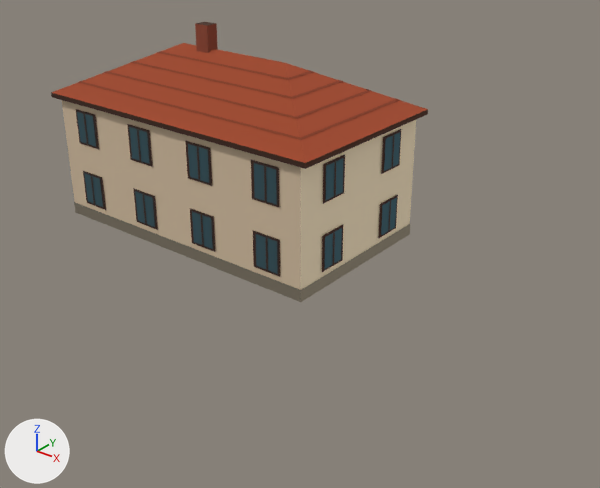
What one commit did to the glTF model models/house-wooden-veranda.glb.
Both versions are drawn from a camera (50 mm lens) standing at (25.0, -26.5, 16.5) and looking at (6.2, -2.9, 1.9). The axes (+X, +Y, +Z) are drawn at lower left. The lights are the same throughout. The picture after the commit comes second. Vertices at exactly the same position are counted once.

Script lines for the objects in view, before the commit:
```python
mat_material_0 = bpy.data.materials.new('Material_0')
mat_material_0.use_nodes = True; mat_material_0.node_tree.nodes.clear()
_N = mat_material_0.node_tree.nodes; _L = mat_material_0.node_tree.links
n0 = _N.new('ShaderNodeBsdfPrincipled'); n0.name = 'Principled BSDF'
n0.inputs[2].default_value = 1.0  # 'Roughness'
n1 = _N.new('ShaderNodeOutputMaterial'); n1.name = 'Material Output'
n2 = _N.new('ShaderNodeVertexColor'); n2.name = 'Color Attribute'
_L.new(n0.outputs[0], n1.inputs[0])  # 'BSDF' to 'Surface'
_L.new(n2.outputs[0], n0.inputs[0])  # 'Color' to 'Base Color'
me_mesh_0 = bpy.data.meshes.new('Mesh_0')
me_mesh_0.from_pydata(...)  # 374 vertices, 234 faces; spans x -7.48..7.48, y -4.27..5.32, z 0.0..9.21
me_mesh_0.materials.append(mat_material_0)
ob_wooden_veranda = bpy.data.objects.new('Wooden veranda', me_mesh_0)
ob_wooden_veranda.location = (0.0, 0.0, 0.0)
```
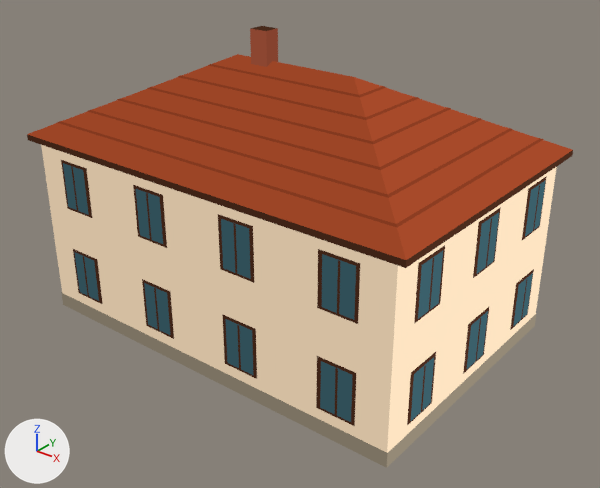
Diff of the bpy script that builds the scene:
```diff
--- a/models/house-wooden-veranda.glb.py
+++ b/models/house-wooden-veranda.glb.py
@@ mat_material_0 @@
 mat_material_0 = bpy.data.materials.new('Material_0')
-# nodes: BsdfPrincipled, OutputMaterial, VertexColor
+# nodes: BsdfTransparent, Emission, LightPath, MixShader, OutputMaterial, VertexColor
@@ me_mesh_0 @@
 # used by ob_wooden_veranda; location = (0.0, 0.0, 0.0)
-me_mesh_0.from_pydata(...)  # 374 vertices, 234 faces; spans x -7.48..7.48, y -4.27..5.32, z 0.0..9.21
+me_mesh_0.from_pydata(...)  # 438 vertices, 274 faces; spans x -0.46..15.46, y -10.31..1.36, z 0.0..10.75
+# me_mesh_0 part 1: the loose piece of 8 vertices spanning x -7.07..7.07, y -4.04..4.04, z 0.0..6.0 is scaled about its middle by (1.07, 1.25, 1.17), then moved by (7.5, -5.0, 0.5)
+# me_mesh_0 part 2: the loose piece of 8 vertices spanning x -7.1..7.1, y -4.05..4.05, z 0.0..0.55 is scaled about its middle by (1.07, 1.25, 1), then moved by (7.5, -5.0, 0.0)
+# me_mesh_0 part 3: the loose piece of 8 vertices spanning x -6.58..6.58, y -3.42..3.42, z 6.45..6.5 is scaled about its middle by (0.853, 0.887, 0.893), then moved by (7.5, -5.0, 1.72)
+# me_mesh_0 part 4: the loose piece of 8 vertices spanning x -5.69..5.69, y -2.56..2.56, z 6.88..6.93 is scaled about its middle by (0.851, 0.887, 0.893), then moved by (7.5, -5.0, 1.68)
+# me_mesh_0 part 5: the loose piece of 8 vertices spanning x -4.79..4.79, y -1.71..1.71, z 7.31..7.37 is scaled about its middle by (0.847, 0.887, 0.893), then moved by (7.5, -5.0, 1.63)
+# me_mesh_0 part 6: the loose piece of 8 vertices spanning x -3.9..3.9, y -0.85..0.85, z 7.75..7.8 is scaled about its middle by (0.842, 0.887, 0.893), then moved by (7.5, -5.0, 1.58)
+# me_mesh_0 part 7: 74 loose pieces with 300 vertices, spanning x -7.2..7.2, y -4.11..5.32, z 0.0..9.21, are deleted
+# me_mesh_0 part 8: 14 vertices removed from x -7.48..7.48, y -4.27..4.27, z 5.78..8.16; 378 vertices added at x -0.46..15.46, y -10.31..1.36, z 0.0..10.75
+# other edits to the shape of me_mesh_0 do not show in these pictures
 me_mesh_0.materials.append(mat_material_0)
```

Boxes (x1, y1, x2, y2) around the edits, measured in the pictures (600 x 488 px; the box of a moved part takes in the faces that stretch with it):
'Wooden veranda', recoloured, reshaped (45% wider, 58% taller)
    before: (51, 22, 428, 302)
    after: (27, 26, 573, 468)
part 1 of me_mesh_0, moved or reshaped
    before: (62, 100, 416, 290)
    after: (41, 145, 557, 453)
part 2 of me_mesh_0, moved or reshaped
    before: (74, 202, 410, 302)
    after: (62, 293, 537, 468)
part 3 of me_mesh_0, moved or reshaped
    before: (78, 81, 399, 140)
    after: (117, 97, 482, 170)
part 4 of me_mesh_0, moved or reshaped
    before: (104, 71, 372, 119)
    after: (147, 86, 451, 144)
part 5 of me_mesh_0, moved or reshaped
    before: (130, 61, 343, 99)
    after: (178, 75, 419, 120)
part 6 of me_mesh_0, moved or reshaped
    before: (157, 51, 313, 80)
    after: (208, 63, 387, 97)
part 7 of me_mesh_0, deleted
    before: (76, 22, 401, 277)
part 8 of me_mesh_0, built on
    before: (51, 43, 428, 169)
    after: (27, 26, 573, 426)
